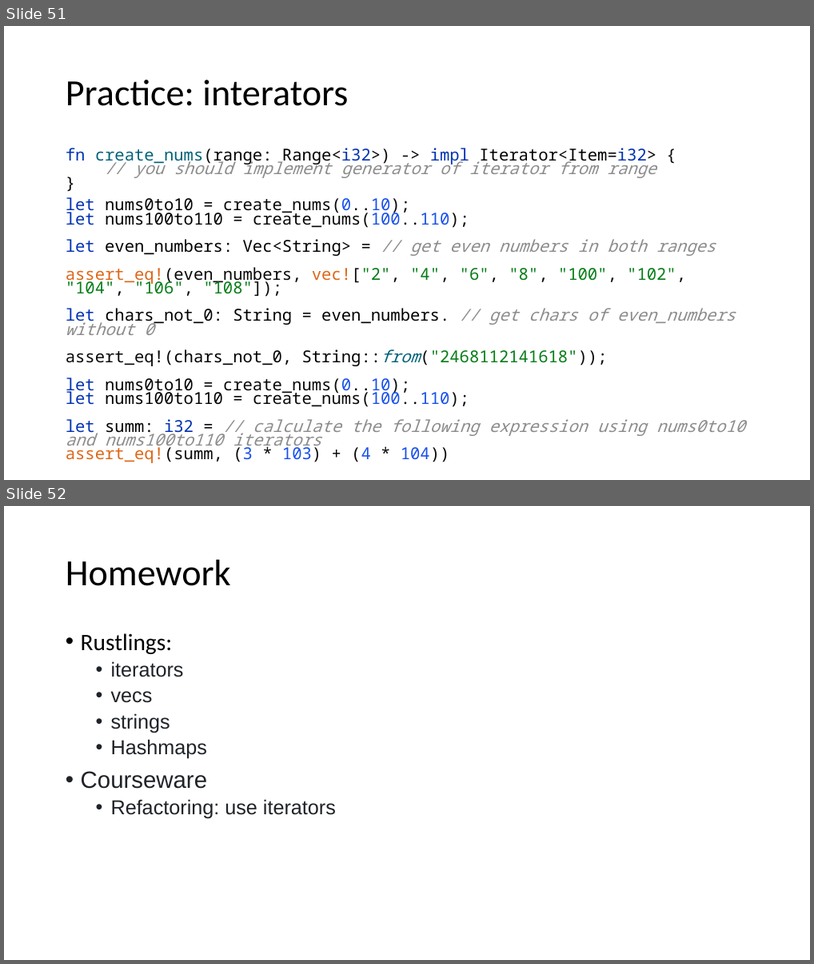
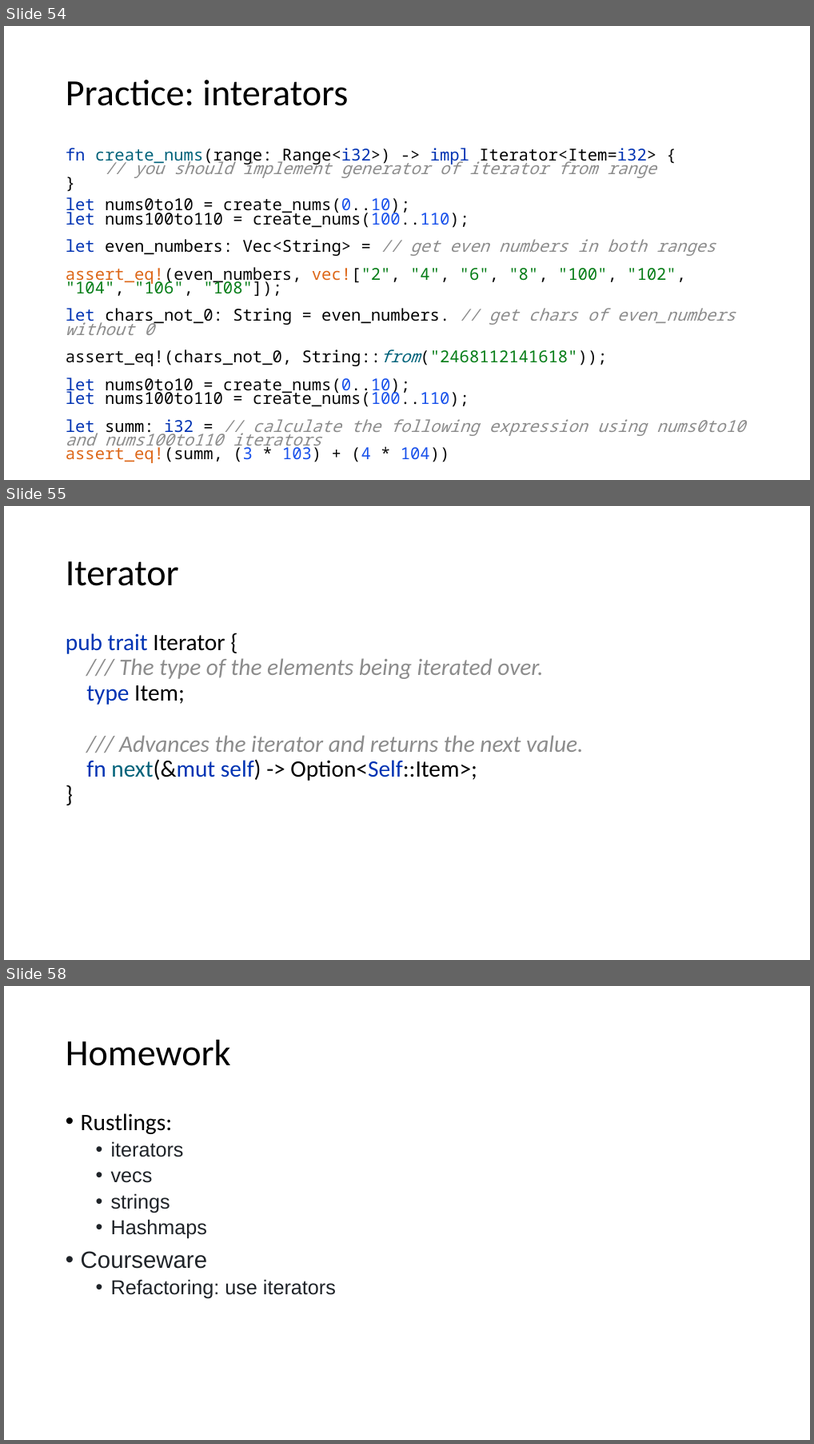
Before and after one commit to kugushev/course-rust-basics, a slide deck: pres/07-Collections.pptx. Shown one above the other, each under a label of ours: slides 51 and 52 before the commit, slides 54, 55 and 58 after it; the slides between them are not shown. The pictures are 814x964 and 814x1444 pixels, drawn with LibreOffice and Linux fonts; fonts in the diff are those of the drawing. Boxes give left, top, right and bottom in pixels: in the first picture for what was removed or moved away, otherwise in the second. Text is boxed around its words. In the diff, an @@ line names an element or a change of style, - is before the commit and + after.

```diff
--- a/pres/07-Collections.pptx
+++ b/pres/07-Collections.pptx
@@ slide 55 added at (x1=4, y1=506, x2=810, y2=960), background #FFFFFF @@
@@ title added at (x1=66, y1=561, x2=179, y2=586), 44 pt, text #000000 @@
+Iterator
@@ text added at (x1=66, y1=633, x2=583, y2=780), 28 pt, text #8C8C8C, italic @@
+pub trait Iterator {
+/// The type of the elements being iterated over.
+type Item;
+/// Advances the iterator and returns the next value.
+fn next(&mut self) -> Option<Self::Item>;
+}
@@ what was slide 51 is now slide 54 @@
@@ what was slide 52 is now slide 58 @@
```
Also in this commit, not shown: 5 other slides added, 3 other files.
